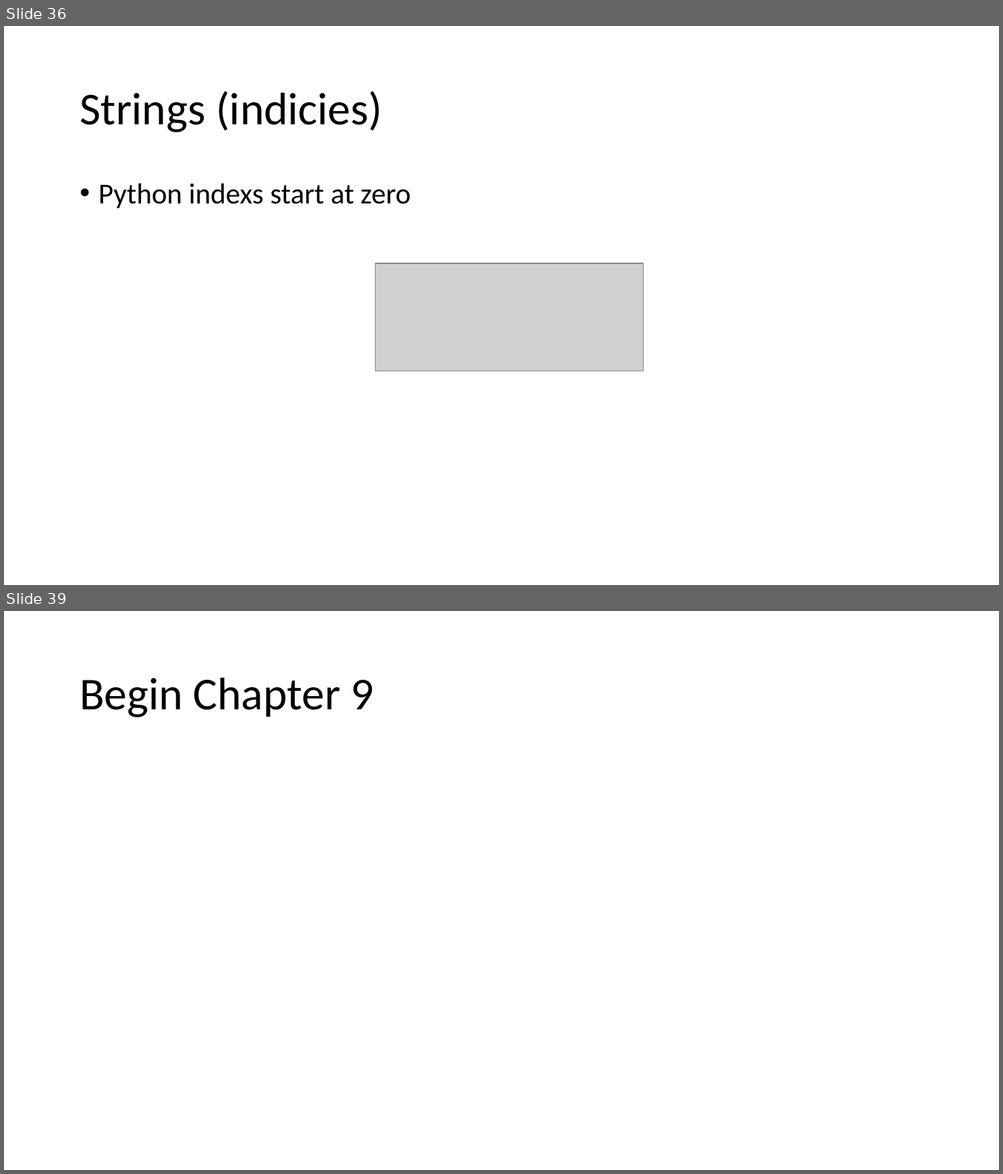
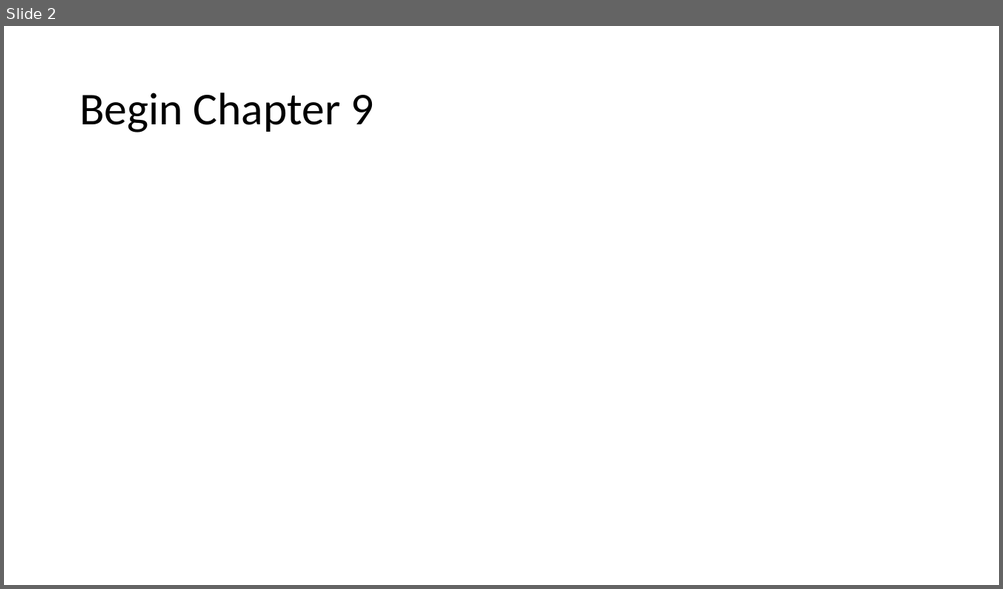
Before and after one commit to MobyAtTheo/PSG3, a slide deck: week05-ch9-15plus-pys.pptx. Shown one above the other, each under a label of ours: slides 36 and 39 before the commit, slide 2 after it; the slides between them are not shown. The pictures are 1003x1174 and 1003x589 pixels, drawn with LibreOffice and Linux fonts; fonts in the diff are those of the drawing; grey boxes stand for pictures. Boxes give left, top, right and bottom in pixels: in the first picture for what was removed or moved away, otherwise in the second. Text is boxed around its words. In the diff, an @@ line names an element or a change of style, - is before the commit and + after.

Commit message:
Updated with Python3, previous weeks slide removed.  (see Week04 and prior files for earlier slides.) 	modified:   week05-ch9-15plus-pys.pptx

```diff
--- a/week05-ch9-15plus-pys.pptx
+++ b/week05-ch9-15plus-pys.pptx
@@ slide 36 removed at (4,26,999,585), background #FFFFFF @@
@@ title removed at (79,91,382,133) @@
-Strings (indicies)
@@ text removed at (99,183,411,209) @@
-• Python indexs start at zero
@@ picture removed at (375,264,643,372) @@
@@ what was slide 39 is now slide 2 @@
```
Also in this commit, not shown: 36 other slides removed.
